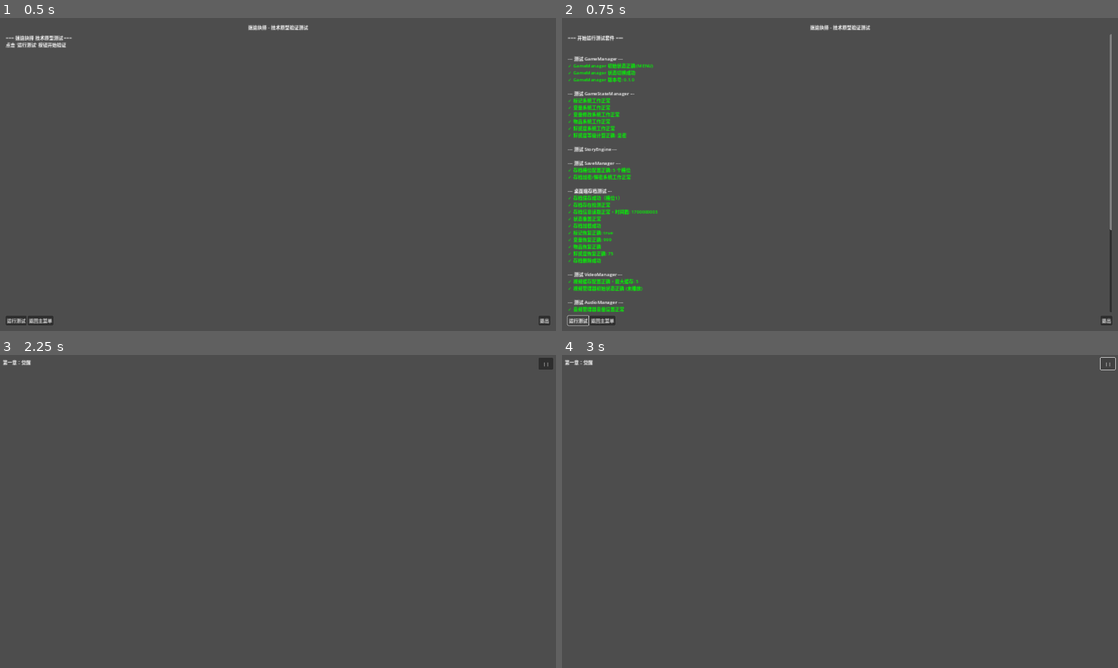
Above: before the commit, frames 1-4 (two rows, left to right).
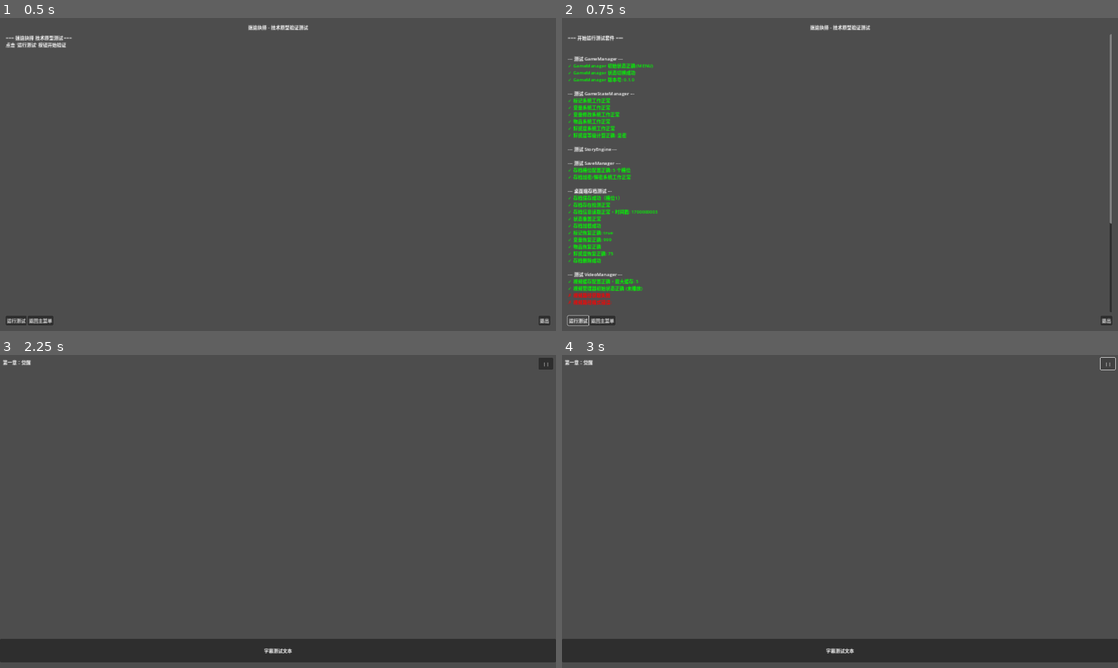
Above: after the commit, the same moments.

Repository: chengxuanxie/lost-choices-game
Game: Godot game, scene res://scenes/test_runner.tscn
Two runs of this game, one before a commit and one after it. Both use one fixed random seed, a clock stepped at 60 frames per second and the inputs below. This scene is started directly instead of the project's main scene.
Inputs:
- Up to frame 1 (0.5 s): no input
- Up to frame 2 (0.75 s): click "运行测试" at 0.5 s
- Up to frame 3 (2.25 s): click "返回主菜单" at 1.25 s; click "开始新游戏" at 2 s
- Up to frame 4 (3 s): click "||" at 2.75 s

Frame 1 is identical in both runs. In frame 2, 0.4% of the frame differs, in the area x 1-99%, y 65-94%; in frame 3, 7.5%, in the area x 0-100%, y 90-99%; in frame 4, 7.5%.

Commit message:
调整原型验证的相关代码

Diff:
--- a/lost-choices/scripts/autoload/video_manager.gd
+++ b/lost-choices/scripts/autoload/video_manager.gd
@@ -26,6 +26,12 @@
 
 func _ready() -> void:
 	print("[VideoManager] 视频管理器初始化完成")
+
+func _process(_delta: float) -> void:
+	# 定期发送视频进度信号
+	if _is_playing and _video_player and not _video_player.paused:
+		var progress = get_playback_progress()
+		video_progress.emit(_current_video_id, progress)
 
 ## 设置视频播放器引用
 func set_video_player(player: VideoStreamPlayer) -> void:
--- a/lost-choices/scripts/test/test_runner.gd
+++ b/lost-choices/scripts/test/test_runner.gd
@@ -295,6 +295,20 @@
 	else:
 		_log_error("视频管理器初始状态错误")
 
+	# 测试视频路径获取功能
+	var test_node_id = "ch1_sc_001"
+	var video_path = StoryEngine.get_video_path(test_node_id)
+	if not video_path.is_empty():
+		_log_success("视频路径获取正常: %s" % video_path)
+	else:
+		_log_error("视频路径获取失败")
+
+	# 测试路径格式正确性
+	if video_path.begins_with("res://") and (video_path.ends_with(".ogv") or video_path.ends_with(".webm")):
+		_log_success("视频路径格式正确")
+	else:
+		_log_error("视频路径格式错误: %s" % video_path)
+
 func _test_audio_manager() -> void:
 	_log("\n--- 测试 AudioManager ---")
 
--- a/lost-choices/scripts/ui/demo_scene.gd
+++ b/lost-choices/scripts/ui/demo_scene.gd
@@ -1,4 +1,5 @@
 ## 演示场景 - 模拟游戏流程（无需视频文件）
+## 用于测试剧情流程和分支选择逻辑
 extends Control
 
 # UI节点
@@ -89,16 +90,14 @@
 	_log("\n[节点: %s]" % node_id)
 	_update_status_display()
 
-	# 显示字幕文本
-	var subtitles = node_data.get("subtitles", [])
-	for subtitle in subtitles:
-		var speaker = subtitle.get("speaker", "")
-		var text = subtitle.get("text", "")
-
-		if speaker and not speaker.is_empty():
-			_log("[b]%s:[/b] %s" % [speaker, text])
-		else:
-			_log(text)
+	# 显示场景描述（代替字幕）
+	var scene = node_data.get("scene", "")
+	var description = node_data.get("description", "")
+
+	if not scene.is_empty():
+		_log("[b]场景:[/b] %s" % scene)
+	if not description.is_empty():
+		_log("[i]%s[/i]" % description)
 
 	# 检查节点类型
 	var node_type = node_data.get("node_type", "video")
--- a/lost-choices/scripts/ui/game.gd
+++ b/lost-choices/scripts/ui/game.gd
@@ -1,12 +1,12 @@
 ## 游戏主场景脚本
+## 负责视频播放和选择界面的显示
 extends Control
 
 # 节点引用
 @onready var video_player: VideoStreamPlayer = $VideoContainer/VideoPlayer
-@onready var subtitle_label: Label = $SubtitlePanel/SubtitleLabel
-@onready var subtitle_panel: PanelContainer = $SubtitlePanel
 @onready var choice_container: VBoxContainer = $ChoiceContainer
 @onready var pause_button: Button = $PauseButton
+@onready var video_progress: ProgressBar = $VideoContainer/VideoProgress
 
 func _ready() -> void:
 	# 设置视频播放器
@@ -17,22 +17,16 @@
 	StoryEngine.choices_available.connect(_on_choices_available)
 	StoryEngine.story_ended.connect(_on_story_ended)
 	VideoManager.video_completed.connect(_on_video_completed)
+	VideoManager.video_progress.connect(_on_video_progress)
 
 	pause_button.pressed.connect(_on_pause_pressed)
-
-	# 隐藏字幕面板
-	subtitle_panel.visible = false
 
 	# 开始第一章
 	StoryEngine.start_chapter("chapter_01")
 
 func _on_node_changed(node_id: String, node_data: Dictionary) -> void:
 	print("[Game] 节点变更: %s" % node_id)
-
-	# 更新字幕
-	var subtitles = node_data.get("subtitles", [])
-	if subtitles.size() > 0:
-		_setup_subtitles(subtitles)
+	# 视频播放由StoryEngine自动调用VideoManager处理
 
 func _on_choices_available(choices: Array) -> void:
 	# 显示选择按钮
@@ -81,6 +75,11 @@
 	if not auto_next.is_empty():
 		StoryEngine.jump_to_node(auto_next)
 
+func _on_video_progress(video_id: String, progress: float) -> void:
+	# 更新视频进度条
+	if video_progress:
+		video_progress.value = progress * 100
+
 func _on_story_ended(ending_id: String) -> void:
 	print("[Game] 故事结束: %s" % ending_id)
 	# TODO: 显示结局界面
@@ -88,29 +87,6 @@
 func _on_pause_pressed() -> void:
 	GameManager.pause_game()
 	# TODO: 显示暂停菜单
-
-func _setup_subtitles(subtitles: Array) -> void:
-	if subtitles.is_empty():
-		subtitle_panel.visible = false
-		return
-
-	subtitle_panel.visible = true
-
-	# 根据视频时间显示字幕
-	for subtitle in subtitles:
-		var start_time = subtitle.get("time_start", 0.0)
-		var end_time = subtitle.get("time_end", 0.0)
-		var text = subtitle.get("text", "")
-
-		# 使用await等待到字幕开始时间
-		await get_tree().create_timer(start_time).timeout
-
-		subtitle_label.text = text
-
-		# 等待字幕结束
-		await get_tree().create_timer(end_time - start_time).timeout
-
-		subtitle_label.text = ""
 
 func _check_all_conditions(conditions: Array) -> bool:
 	for condition in conditions:
Not shown, changed: docs/plan.md
Not shown, changed: lost-choices/docs/开发日志.md
